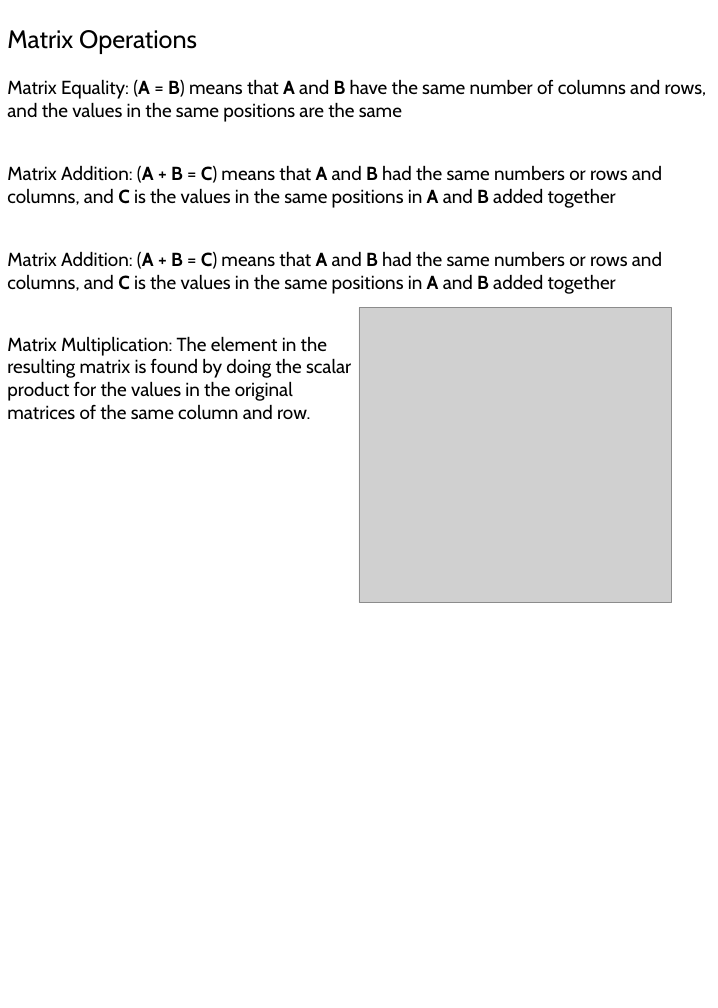
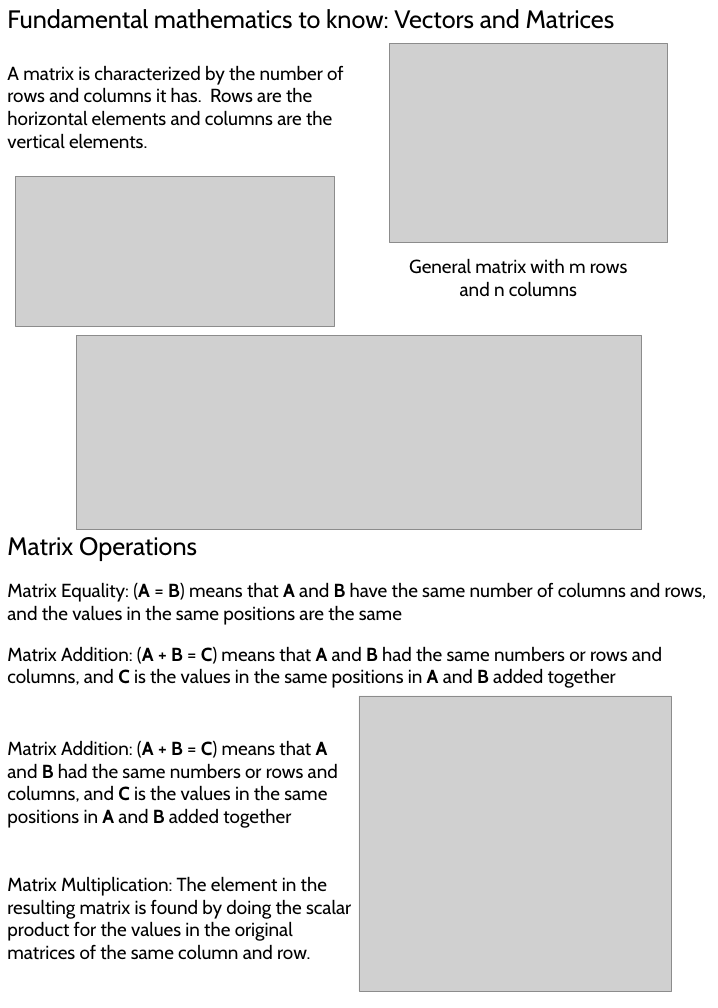
Before and after one commit to 1980s-Space-Guy/Fall24Classes, a slide deck: slide 5 of NumericalAnalysis.pptx. Drawn at 718x1008 pixels with LibreOffice and Linux fonts; fonts in the diff are those of the drawing; grey boxes stand for pictures. Boxes give left, top, right and bottom in pixels: in the first picture for what was removed or moved away, otherwise in the second. Text is boxed around its words. In the diff, an @@ line names an element or a change of style, - is before the commit and + after.

```diff
--- a/NumericalAnalysis.pptx
+++ b/NumericalAnalysis.pptx
@@ text added at <box>7,9,615,29</box>, 24 pt, text #000000 @@
+Fundamental mathematics to know: Vectors and Matrices
@@ picture added at <box>389,44,668,243</box> @@
@@ text added at <box>7,65,344,149</box>, 18 pt, text #000000 @@
+A matrix is characterized by the number of rows and columns it has. Rows are the horizontal elements and columns are the vertical elements.
@@ picture added at <box>16,176,335,327</box> @@
@@ text added at <box>409,258,628,296</box>, 18 pt, text #000000 @@
+General matrix with m rows and n columns
@@ picture added at <box>76,336,642,530</box> @@
@@ text "Matrix Operations": place and size @@
-text "Matrix Operations" at <box>7,30,197,54</box>
+text "Matrix Operations" at <box>7,537,197,561</box>
@@ text "Matrix Equality: (A = B) ...": place and size @@
-text "Matrix Equality: (A = B) ..." at <box>7,79,707,122</box>
+text "Matrix Equality: (A = B) ..." at <box>7,582,707,625</box>
@@ text "Matrix Addition: (A + B ...": place and size @@
-text "Matrix Addition: (A + B ..." at <box>7,165,662,208</box>
+text "Matrix Addition: (A + B ..." at <box>7,646,662,688</box>
@@ picture: place and size @@
-picture at <box>359,308,671,602</box>
+picture at <box>359,695,671,990</box>
@@ text "Matrix Addition: (A + B ..." rewrapped from <box>7,251,662,294</box> to <box>7,740,338,828</box> @@
@@ text "Matrix Multiplication: The element in ...": place and size @@
-text "Matrix Multiplication: The element in ..." at <box>7,336,351,420</box>
+text "Matrix Multiplication: The element in ..." at <box>7,876,351,960</box>
```
Also in this commit, not shown: 2 other slides changed, 3 slides added, 2 other files.
